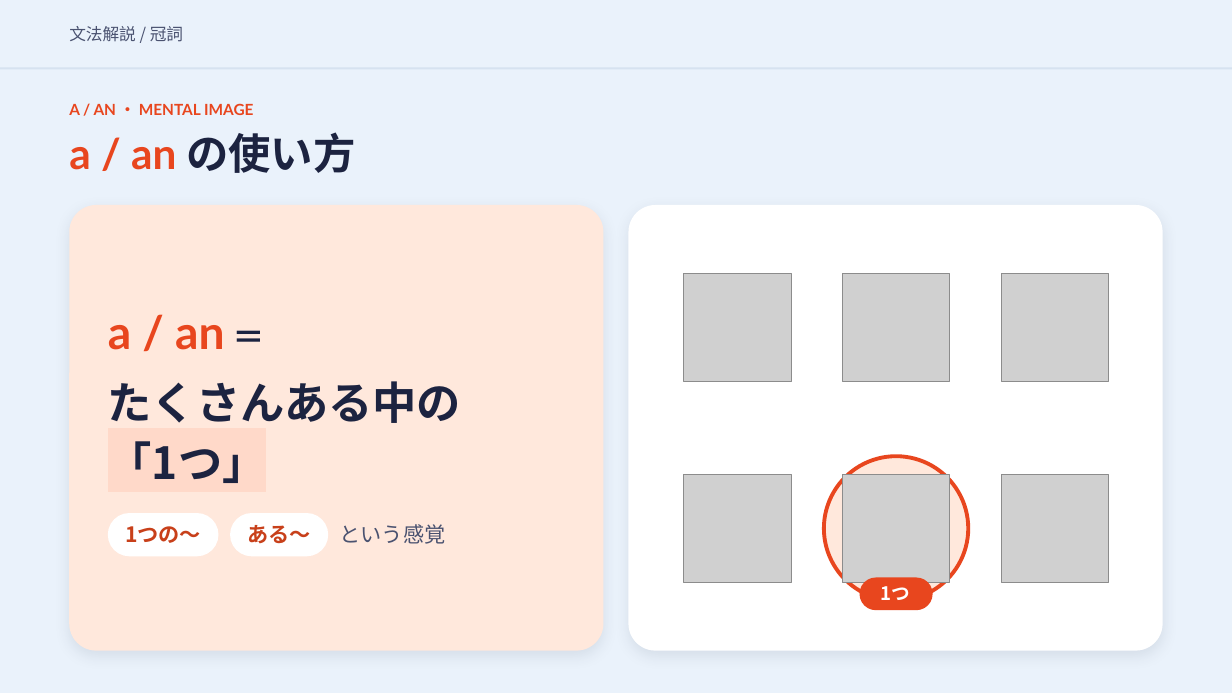
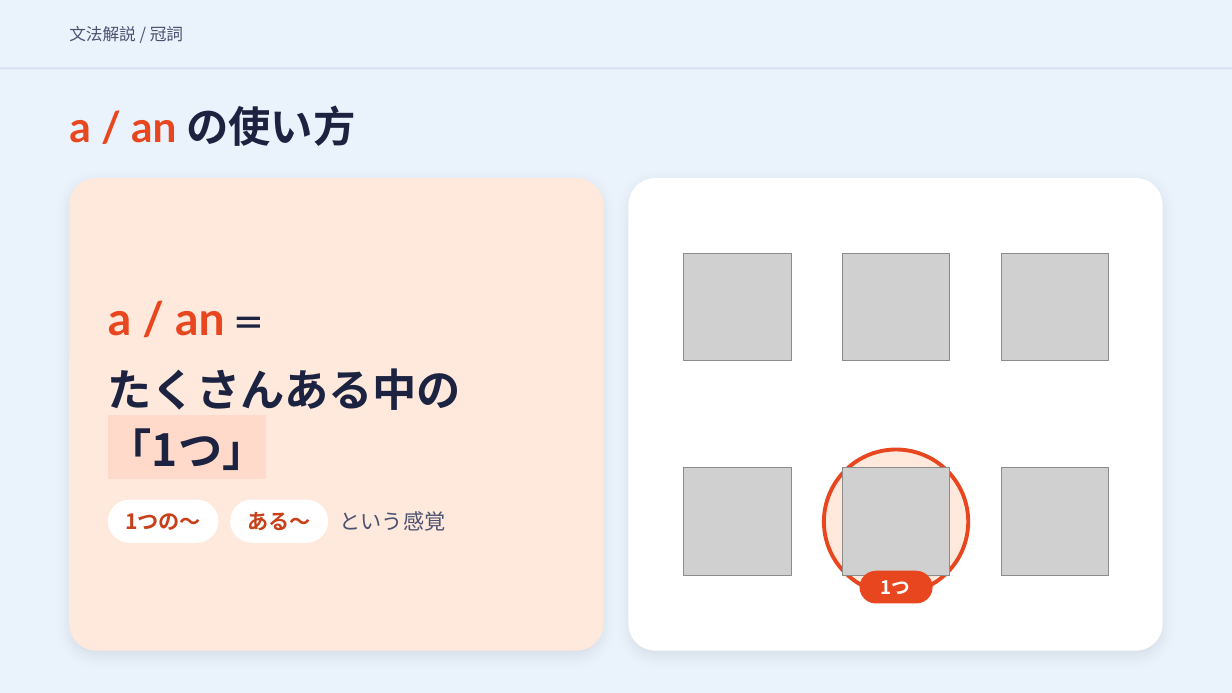
Before and after one commit to hinakajisaki-dev/hina-english, a slide deck: slide 4 of matome/a-the/a-the-slides.pptx. Drawn at 1232x693 pixels with LibreOffice and Linux fonts; fonts in the diff are those of the drawing; grey boxes stand for pictures. Boxes give left, top, right and bottom in pixels: in the first picture for what was removed or moved away, otherwise in the second. Text is boxed around its words. In the diff, an @@ line names an element or a change of style, - is before the commit and + after.

```diff
--- a/matome/a-the/a-the-slides.pptx
+++ b/matome/a-the/a-the-slides.pptx
@@ text "a / an の使い方": place and size @@
-text "a / an の使い方" at (69, 132, 355, 173)
+text "a / an の使い方" at (69, 105, 355, 146)
@@ text removed at (69, 103, 253, 115) @@
-A / AN ・ MENTAL IMAGE
@@ rounded rectangle: place and size @@
-rounded rectangle at (69, 205, 604, 651)
+rounded rectangle at (69, 178, 604, 651)
@@ rounded rectangle at (69, 178, 604, 651): proportions changed @@
@@ rounded rectangle at (628, 178, 1163, 651): proportions changed @@
@@ rounded rectangle: place and size @@
-rounded rectangle at (628, 205, 1163, 651)
+rounded rectangle at (628, 178, 1163, 651)
@@ picture: place and size @@
-picture at (684, 475, 792, 583)
+picture at (684, 253, 792, 361)
@@ picture: place and size @@
-picture at (684, 274, 792, 382)
+picture at (842, 253, 950, 361)
@@ picture: place and size @@
-picture at (842, 274, 950, 382)
+picture at (1001, 253, 1109, 361)
@@ 3 texts, 1 ellipse: place and size @@
-3 texts, 1 ellipse at (125, 457, 969, 601)
+3 texts, 1 ellipse at (125, 449, 969, 593)
@@ picture: place and size @@
-picture at (1001, 274, 1109, 382)
+picture at (684, 468, 792, 576)
@@ 3 texts, 2 rounded rectangles: place and size @@
-3 texts, 2 rounded rectangles at (108, 325, 462, 556)
+3 texts, 2 rounded rectangles at (108, 311, 462, 543)
@@ 2 pictures, 1 text, 1 rounded rectangle: place and size @@
-2 pictures, 1 text, 1 rounded rectangle at (842, 475, 1109, 610)
+2 pictures, 1 text, 1 rounded rectangle at (842, 468, 1109, 604)
```
Also in this commit, not shown: 14 other slides changed, 2 other files.
